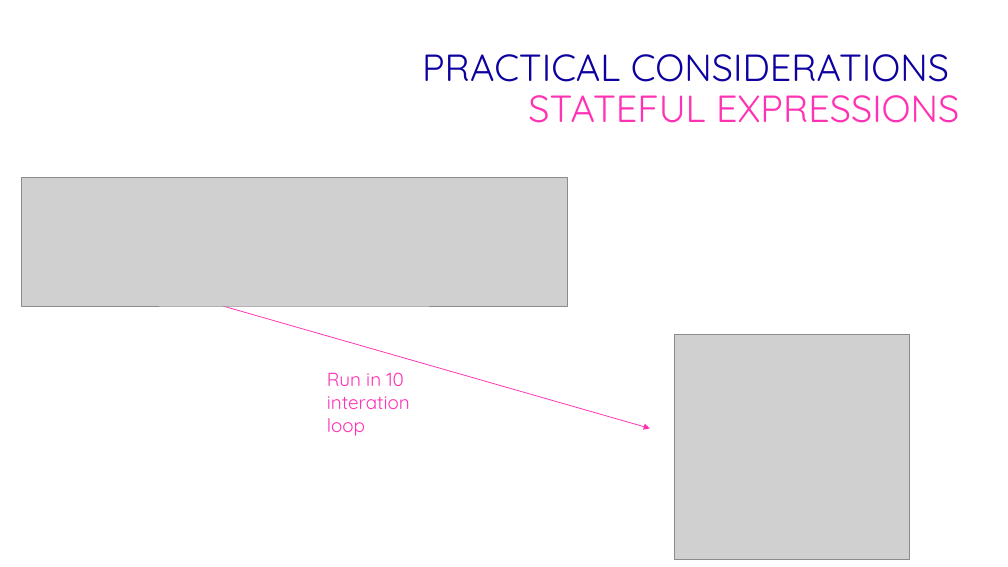
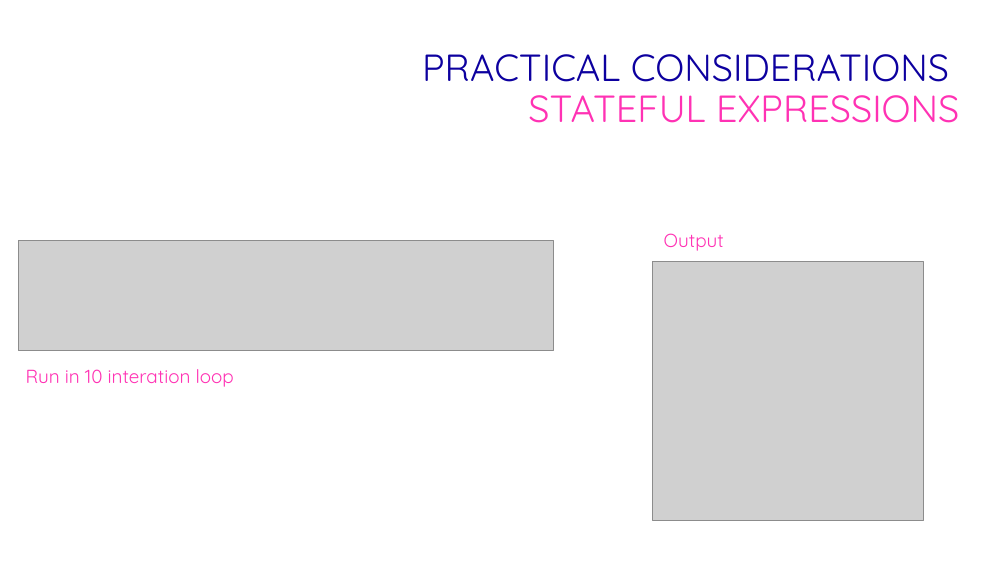
Before and after one commit to ethwillz/coms430, a slide deck: slide 11 of src/parallel_streams_presentation/p_stream_presentation.pptx. Drawn at 1008x567 pixels with LibreOffice and Linux fonts; fonts in the diff are those of the drawing; grey boxes stand for pictures; background and template pictures are left out. Boxes give left, top, right and bottom in pixels: in the first picture for what was removed or moved away, otherwise in the second. Text is boxed around its words. In the diff, an @@ line names an element or a change of style, - is before the commit and + after.

```diff
--- a/src/parallel_streams_presentation/p_stream_presentation.pptx
+++ b/src/parallel_streams_presentation/p_stream_presentation.pptx
@@ text added at <box>664,233,724,251</box>, 18 pt, text #FF32B4 @@
+Output
@@ picture: place and size @@
-picture at <box>21,178,566,306</box>
+picture at <box>18,240,554,351</box>
@@ picture: place and size @@
-picture at <box>675,334,910,559</box>
+picture at <box>653,262,923,520</box>
@@ arrow removed from (223, 306) to (650, 429) @@
@@ text "Run in 10 interation loop" rewrapped from <box>327,372,410,436</box> to <box>26,369,234,387</box> @@
```
Also in this commit, not shown: 6 other slides changed, 24 other files.
